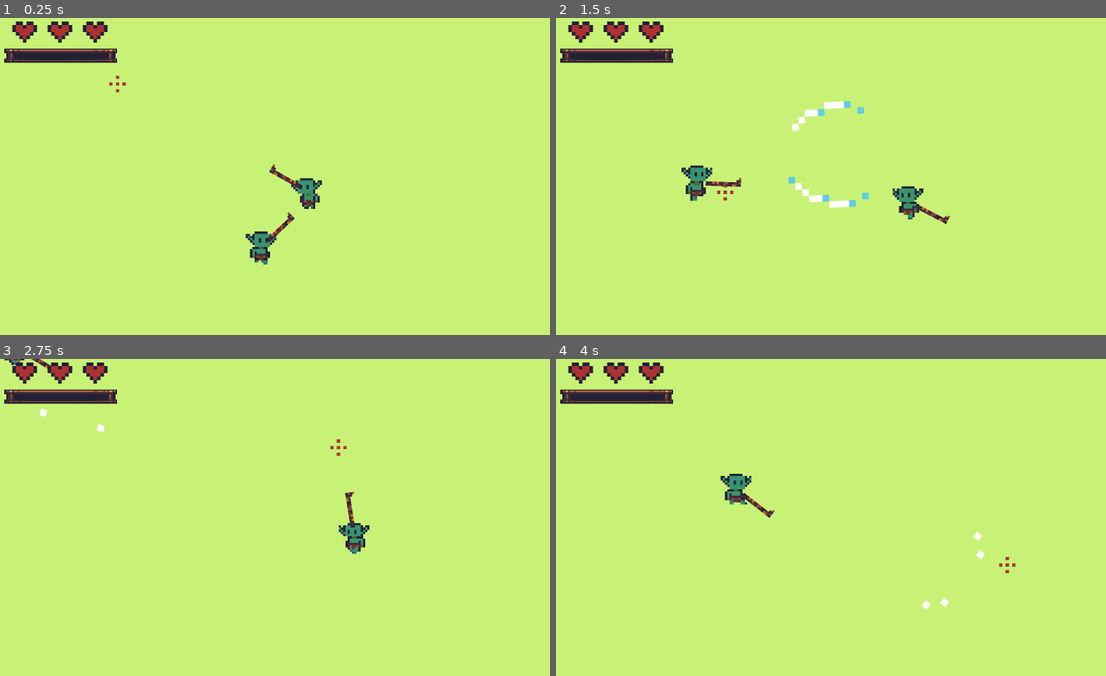
Above: before the commit, frames 1-4 (two rows, left to right).
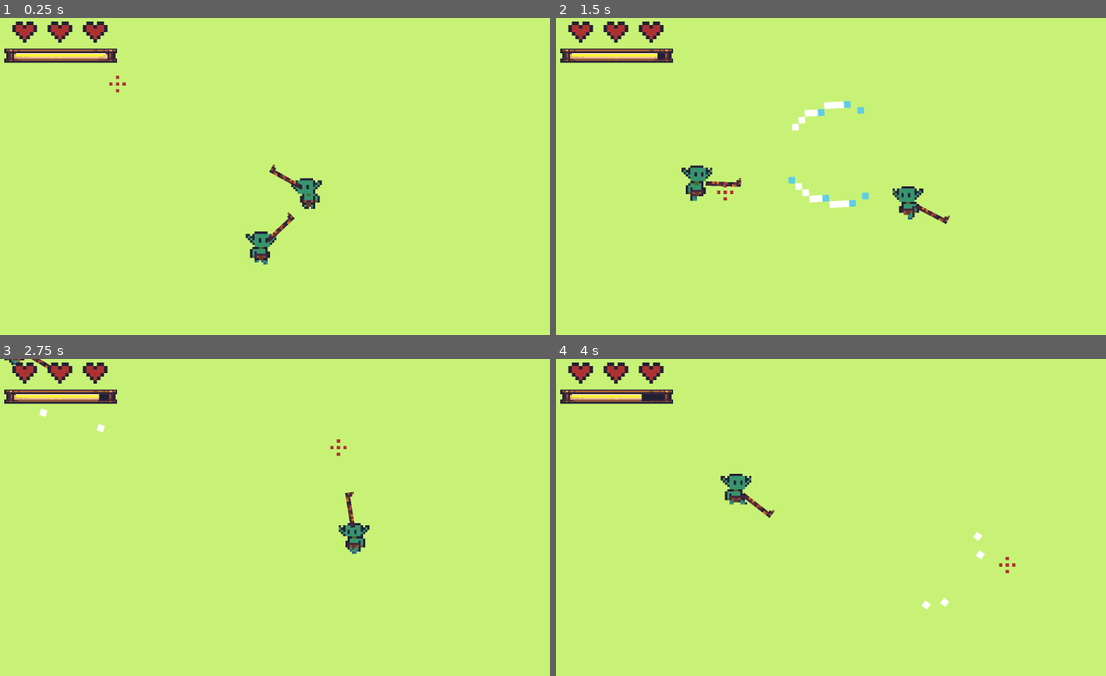
Above: after the commit, the same moments.

Repository: futurediffusion/nuclear-sand-box
Game: Godot game, scene res://scenes/main.tscn
The game is run twice, just before and just after one commit, with the same random seed, the same clock (stepped at 60 frames per second) and the same inputs. The project has no main scene, so this scene is started directly. Sound files missing from this copy of the repository are replaced by a short silence.
Inputs (mouse positions are in pixels of both pictures, inside the frame that each line leads up to):
- Up to frame 1 (0.25 s): no input
- Up to frame 2 (1.5 s): move the mouse to (963, 160) at 0.52 s; hold Right (move_right) 0.53-1.28 s; click (963, 160) at 0.6 s; move the mouse to (726, 192) at 1.27 s; hold Down (move_down) from 1.28 s (still down); click (726, 192) at 1.35 s
- Up to frame 3 (2.75 s): move the mouse to (341, 447) at 2.02 s; release Down (move_down) at 2.03 s; hold Right (move_right) from 2.03 s (still down); click (341, 447) at 2.1 s
- Up to frame 4 (4 s): move the mouse to (809, 580) at 2.77 s; release Right (move_right) at 2.78 s; hold Up (move_up) 2.78-3.53 s; click (809, 580) at 2.85 s; move the mouse to (1007, 565) at 3.52 s; hold Left (move_left) from 3.53 s (still down); click (1007, 565) at 3.6 s

The runs differ from the first frame. In frame 1, 0.4% of the frame differs, in the area x 2-20%, y 11-14%; in frame 2, 0.4%; in frame 3, 0.3%; in frame 4, 0.3%.

Commit message:
HUD stamina fix + player adjustments

Diff:
--- a/sripts/hud.gd
+++ b/sripts/hud.gd
@@ -1,25 +1,26 @@
 extends Control
 
-@onready var stamina_bar: TextureProgressBar = $StaminaBar
+# Apunta a StaminaBar2, que es la barra con texturas visuales
+@onready var stamina_bar: TextureProgressBar = $StaminaBar2
 
 var player: Player
 
 func _ready() -> void:
-	stamina_bar.min_value = 0.0
 	_try_bind_player()
 
 func _try_bind_player() -> void:
 	player = _find_player()
 
 	if player == null:
-		# Intenta de nuevo el próximo frame
 		call_deferred("_try_bind_player")
 		return
 
-	# Set inicial
-	_update_bar(player.stamina, player.max_stamina)
+	# Configurar rango de la barra
+	stamina_bar.min_value = 0.0
+	stamina_bar.max_value = player.max_stamina
+	stamina_bar.value = player.stamina
 
-	# Conectar señal
+	# Conectar señal de stamina
 	if not player.stamina_changed.is_connected(_on_player_stamina_changed):
 		player.stamina_changed.connect(_on_player_stamina_changed)
 
@@ -27,12 +28,8 @@
 	var players := get_tree().get_nodes_in_group("player")
 	if players.size() > 0 and players[0] is Player:
 		return players[0] as Player
-
 	return null
 
 func _on_player_stamina_changed(new_stamina: float, new_max_stamina: float) -> void:
-	_update_bar(new_stamina, new_max_stamina)
-
-func _update_bar(value: float, max_value: float) -> void:
-	stamina_bar.max_value = max_value
-	stamina_bar.value = value
+	stamina_bar.max_value = new_max_stamina
+	stamina_bar.value = new_stamina
Not shown: 1 places in scenes/enemy.tscn that only renumber resources
Not shown: 1 places in scenes/player.tscn that only renumber resources
Not shown, added: scripts/components/HealthComponent.gd.uid
Not shown, added: sripts/hearts_ui.gd.uid
